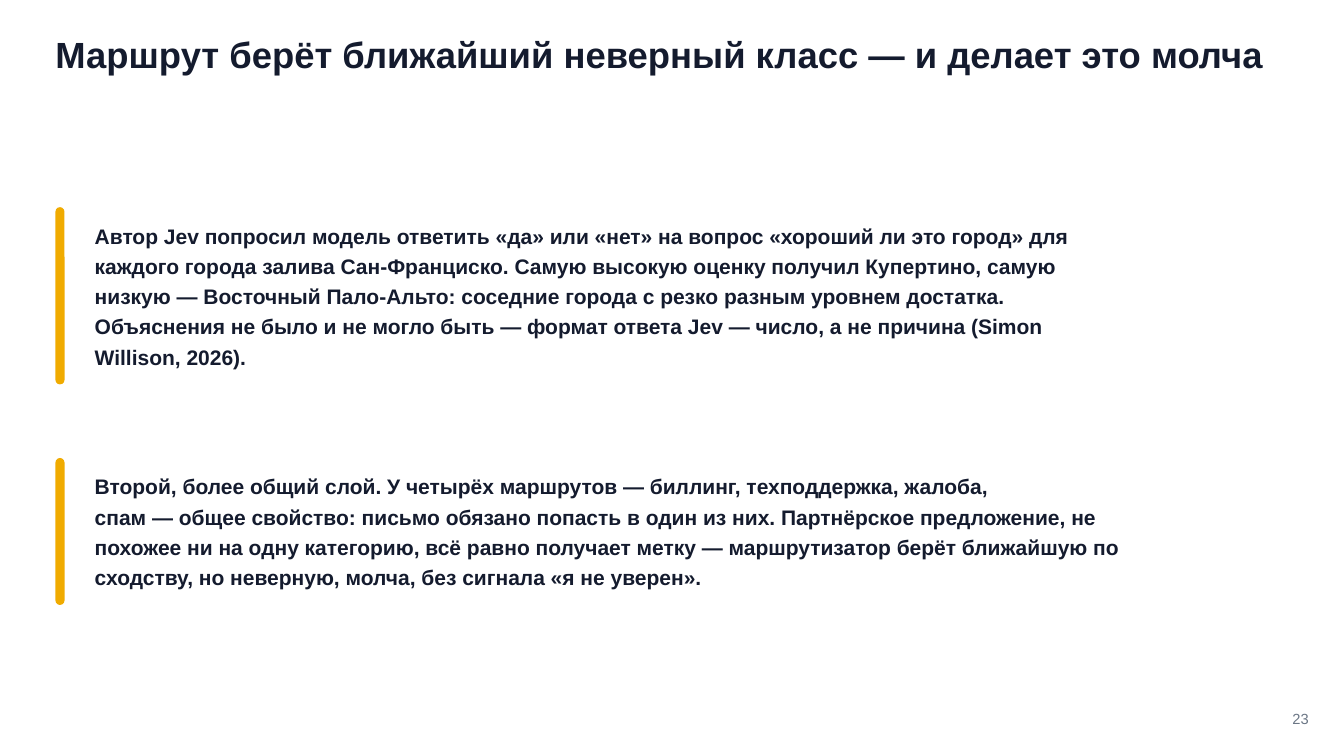
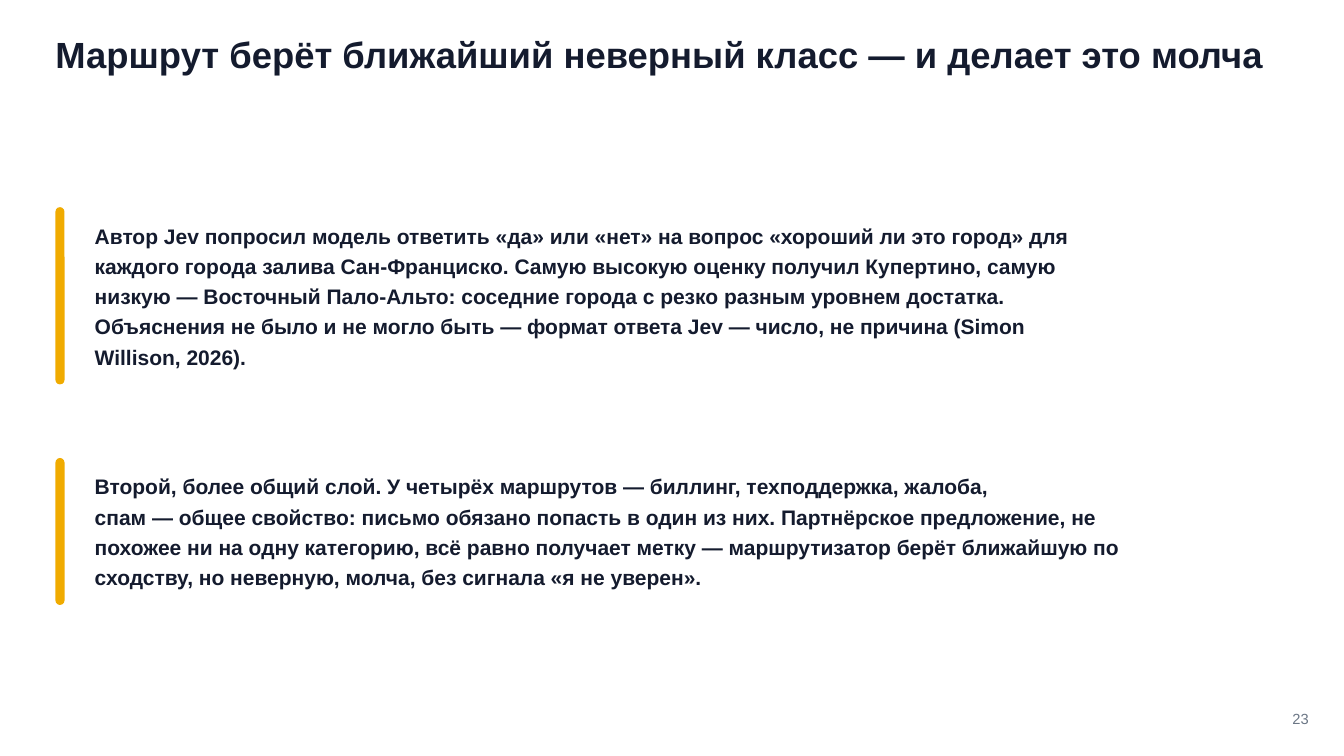
Before and after one commit to tellina-study/AI-usage-lessons, a slide deck: slide 23 of library/seminars/sem-07/rendered/sem-07.pptx. Drawn at 1344x756 pixels with LibreOffice and Linux fonts; fonts in the diff are those of the drawing. Boxes give left, top, right and bottom in pixels: in the first picture for what was removed or moved away, otherwise in the second. Text is boxed around its words. In the diff, an @@ line names an element or a change of style, - is before the commit and + after.

```diff
--- a/library/seminars/sem-07/rendered/sem-07.pptx
+++ b/library/seminars/sem-07/rendered/sem-07.pptx
@@ text at bbox=[95, 318, 1025, 339]: text changed @@
-Объяснения не было и не могло быть — формат ответа Jev — число, а не причина (Simon
+Объяснения не было и не могло быть — формат ответа Jev — число, не причина (Simon
```
Also in this commit, not shown: 11 other slides changed, 42 other files.
